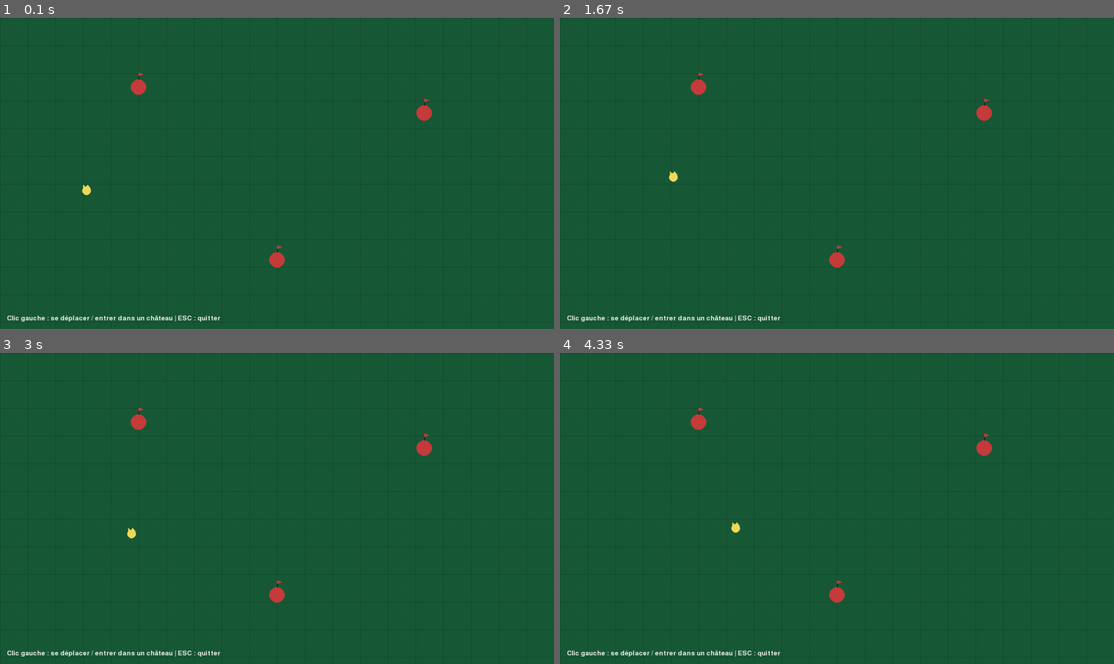
Above: before the commit, frames 1-4 (two rows, left to right).
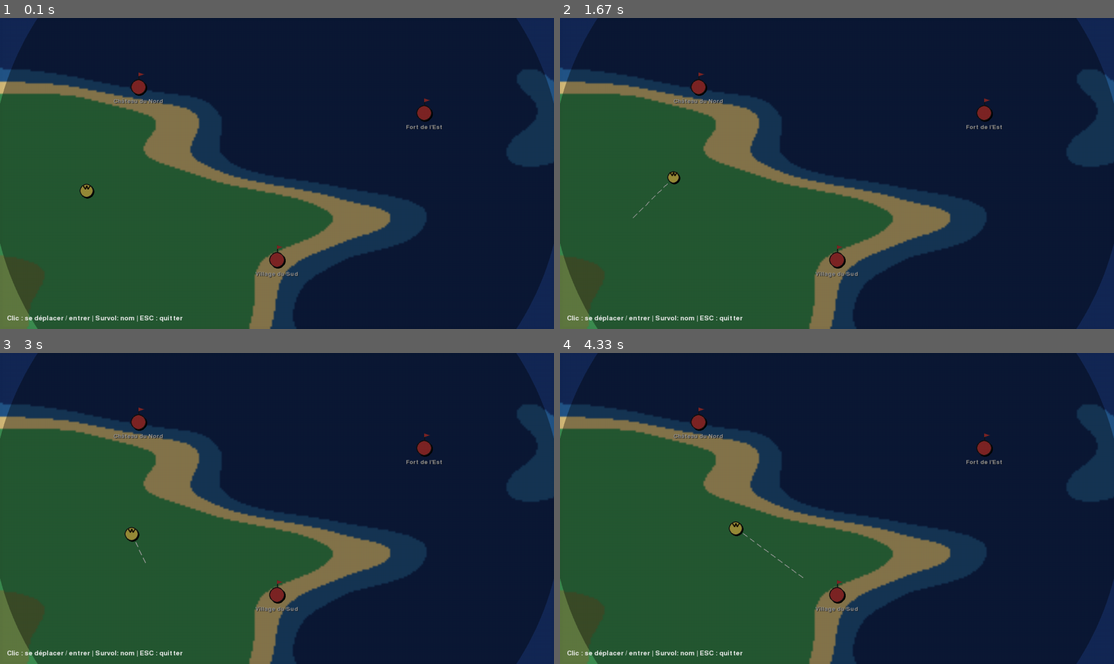
Above: after the commit, the same moments.

Repository: 0scrr/pygame-test
Game: pygame game, started from main.py
Same seed, same stepped clock (60 frames per second), same inputs: the game is played once before the commit and once after it.
Inputs (mouse positions are in pixels of both pictures, inside the frame that each line leads up to):
- Up to frame 1 (0.1 s): no input
- Up to frame 2 (1.67 s): press the mouse at (704, 176) at 0.37 s; move the mouse to (798, 207) at 0.47 s; release the mouse at (892, 241) at 0.6 s; click (1030, 210) at 0.72 s; click (626, 73) at 1.05 s; click (632, 217) at 1.38 s
- Up to frame 3 (3 s): click (116, 449) at 1.72 s; click (476, 530) at 2.05 s; click (105, 527) at 2.38 s; click (144, 564) at 2.72 s
- Up to frame 4 (4.33 s): click (698, 561) at 3.05 s; click (654, 430) at 3.38 s; click (875, 408) at 3.72 s; click (803, 576) at 4.05 s

The runs differ from the first frame. In frame 1, 71% of the frame differs, in the area x 0-100%, y 0-100%; in frame 2, 71%; in frame 3, 71%; in frame 4, 71%.

Commit message:
feat(world): map procédurale + vignette + survol + trajet pointillé style(king/castles): halo, contour, ombre chore: structure de base scènes

Diff:
--- a/game/entities.py
+++ b/game/entities.py
@@ -1,4 +1,14 @@
+import math
 import pygame
+from settings import COLOR_KING, COLOR_ENEMY, COLOR_PLAYER
+
+def _draw_outline_circle(surf, pos, radius, fill, outline=(25,25,25), w=2, shadow=(0,0,0), so=(2,2)):
+    # ombre simple
+    pygame.draw.circle(surf, shadow, (int(pos.x+so[0]), int(pos.y+so[1])), radius)
+    # contour
+    pygame.draw.circle(surf, outline, (int(pos.x), int(pos.y)), radius)
+    # remplissage
+    pygame.draw.circle(surf, fill, (int(pos.x), int(pos.y)), max(0, radius - w))
 
 class King:
     def __init__(self, x: float, y: float, speed: float = 200.0):
@@ -28,18 +38,21 @@
     def is_near(self, x: float, y: float, radius: float = 16.0) -> bool:
         return self.pos.distance_to(pygame.Vector2(x, y)) <= radius
 
-    def draw(self, surf: pygame.Surface, color=(240, 220, 90)):
-        pygame.draw.circle(surf, color, (int(self.pos.x), int(self.pos.y)), 10)
-        # petite "couronne" simplifiée
-        pygame.draw.polygon(
-            surf, color,
-            [(self.pos.x - 8, self.pos.y - 14),
-             (self.pos.x - 2, self.pos.y - 6),
-             (self.pos.x + 2, self.pos.y - 14),
-             (self.pos.x + 8, self.pos.y - 6),
-             (self.pos.x - 8, self.pos.y - 6)]
-        )
+    def draw(self, surf: pygame.Surface, color=COLOR_KING):
+        # halo respirant
+        t = pygame.time.get_ticks() * 0.003
+        pulse = 2 + int(2 * (1 + math.sin(t)))
+        _draw_outline_circle(surf, self.pos, 12 + pulse, color)
 
+        # couronne (accent)
+        crown_pts = [
+            (self.pos.x - 8, self.pos.y - 12),
+            (self.pos.x - 3, self.pos.y - 4),
+            (self.pos.x + 0, self.pos.y - 12),
+            (self.pos.x + 3, self.pos.y - 4),
+            (self.pos.x + 8, self.pos.y - 12),
+        ]
+        pygame.draw.lines(surf, (35,25,10), False, crown_pts, 3)
 
 class Castle:
     def __init__(self, name: str, x: float, y: float, owner: str = "enemy", radius: int = 18):
@@ -51,13 +64,14 @@
     def is_point_inside(self, x: float, y: float) -> bool:
         return self.pos.distance_to(pygame.Vector2(x, y)) <= self.radius
 
-    def draw(self, surf: pygame.Surface, enemy_color=(200,60,60), player_color=(60,180,60)):
-        color = enemy_color if self.owner != "player" else player_color
-        pygame.draw.circle(surf, color, (int(self.pos.x), int(self.pos.y)), self.radius)
-        # un petit drapeau
-        pygame.draw.line(surf, (30,30,30), (self.pos.x, self.pos.y - self.radius),
-                         (self.pos.x, self.pos.y - self.radius - 16), 2)
-        pygame.draw.polygon(surf, color,
-                            [(self.pos.x, self.pos.y - self.radius - 16),
-                             (self.pos.x + 12, self.pos.y - self.radius - 12),
-                             (self.pos.x, self.pos.y - self.radius - 8)])
+    def draw(self, surf: pygame.Surface):
+        col = COLOR_PLAYER if self.owner == "player" else COLOR_ENEMY
+        # base tour
+        _draw_outline_circle(surf, self.pos, self.radius, col)
+        # petit drapeau
+        pole_top = (self.pos.x, self.pos.y - self.radius - 16)
+        pygame.draw.line(surf, (30,30,30), (self.pos.x, self.pos.y - self.radius), pole_top, 2)
+        pygame.draw.polygon(surf, col,
+                            [pole_top,
+                             (pole_top[0] + 12, pole_top[1] + 4),
+                             (pole_top[0], pole_top[1] + 8)])
--- a/game/world_map.py
+++ b/game/world_map.py
@@ -1,5 +1,4 @@
-import json
-import random
+import json, math, random
 from pathlib import Path
 import pygame
 
@@ -7,7 +6,11 @@
 from .entities import King, Castle
 from .castle_view import CastleView
 from .battle_view import BattleView
-from settings import WIDTH, HEIGHT, COLOR_BG, COLOR_UI
+from settings import (
+    WIDTH, HEIGHT,
+    COLOR_UI,
+    COLOR_WATER_DEEP, COLOR_WATER_SHALLOW, COLOR_SAND, COLOR_GRASS, COLOR_HILL, COLOR_MOUNTAIN
+)
 
 ROOT = Path(__file__).resolve().parents[1]
 DATA_DIR = ROOT / "data"
@@ -19,19 +22,92 @@
         FONT_CACHE[key] = pygame.font.Font(None, size)
     return FONT_CACHE[key]
 
+# ----------- bruit/cohérence 2D sans numpy (value noise) -----------
+def _hash2(ix, iy, seed):
+    n = (ix * 374761393) ^ (iy * 668265263) ^ (seed * 1442695041)
+    n = (n ^ (n >> 13)) * 1274126177
+    n = n ^ (n >> 16)
+    return (n & 0xFFFFFFFF) / 0xFFFFFFFF
+
+def _smoothstep(t):
+    return t * t * (3 - 2 * t)
+
+def _value_noise(x, y, freq, seed):
+    x *= freq; y *= freq
+    ix, iy = int(x), int(y)
+    fx, fy = x - ix, y - iy
+    v00 = _hash2(ix,   iy,   seed)
+    v10 = _hash2(ix+1, iy,   seed)
+    v01 = _hash2(ix,   iy+1, seed)
+    v11 = _hash2(ix+1, iy+1, seed)
+    ux, uy = _smoothstep(fx), _smoothstep(fy)
+    a = v00 + (v10 - v00) * ux
+    b = v01 + (v11 - v01) * ux
+    return a + (b - a) * uy
+
+def _fbm(x, y, seed):
+    # fractal brownian motion: 3 octaves
+    return (
+        0.55 * _value_noise(x, y, 1.2, seed) +
+        0.30 * _value_noise(x, y, 3.1, seed+11) +
+        0.15 * _value_noise(x, y, 6.4, seed+29)
+    )
+
+def _classify(v):
+    # seuils terrain
+    if v < 0.35: return COLOR_WATER_DEEP
+    if v < 0.40: return COLOR_WATER_SHALLOW
+    if v < 0.45: return COLOR_SAND
+    if v < 0.75: return COLOR_GRASS
+    if v < 0.90: return COLOR_HILL
+    return COLOR_MOUNTAIN
+
+def _make_vignette(size):
+    w, h = size
+    vg = pygame.Surface((w, h), pygame.SRCALPHA)
+    cx, cy = w/2, h/2
+    rmax = math.hypot(cx, cy)
+    # 6 anneaux sombres
+    for i in range(6):
+        r = rmax * (0.65 + 0.05 * i)
+        alpha = 20 + i*15
+        pygame.draw.circle(vg, (0,0,0,alpha), (int(cx), int(cy)), int(r))
+    return vg
+
+def _draw_dotted_line(surf, a, b, dash=12, gap=8, color=(245,245,245)):
+    vec = pygame.Vector2(b) - pygame.Vector2(a)
+    dist = vec.length()
+    if dist <= 1: return
+    dir = vec.normalize()
+    n = int(dist // (dash + gap)) + 1
+    pos = pygame.Vector2(a)
+    for _ in range(n):
+        end = pos + dir * dash
+        pygame.draw.line(surf, color, (int(pos.x), int(pos.y)), (int(end.x), int(end.y)), 2)
+        pos = end + dir * gap
+
 class WorldMap(Scene):
-    """Map interactive : déplacement du roi, clics sur châteaux, événements aléatoires."""
+    """Map interactive avec fond procédural + survol/chemin."""
     def __init__(self, manager):
         super().__init__(manager)
         self.king: King | None = None
         self.castles: list[Castle] = []
         self.selected: Castle | None = None
+        self.hovered: Castle | None = None
 
         self._event_timer = 0.0
-        self._event_interval = 4.0  # toutes les ~4s on a une chance d'événement
-        self._event_chance = 0.12   # 12% de chance
+        self._event_interval = 4.0
+        self._event_chance = 0.12
+
+        self._bg: pygame.Surface | None = None
+        self._vignette: pygame.Surface | None = None
+
+        self._last_target: pygame.Vector2 | None = None
 
         self._load_world()
+
+    def on_enter(self):
+        self._render_background()
 
     def _load_world(self):
         world_path = DATA_DIR / "world_map.json"
@@ -51,8 +127,42 @@
         self.castles = [Castle(c["name"], c["x"], c["y"], c.get("owner","enemy"))
                         for c in data["castles"]]
 
+    def _render_background(self):
+        # génère une fois un fond "peint" basse résolution puis upscale
+        seed = 1337
+        low_w, low_h = WIDTH // 4, HEIGHT // 4
+        low = pygame.Surface((low_w, low_h))
+        for y in range(low_h):
+            ny = y / low_h
+            for x in range(low_w):
+                nx = x / low_w
+                v = _fbm(nx, ny, seed)
+                # léger éclairage diagonale (haut-gauche -> clair)
+                light = 0.08 * (1 - (nx + (1 - ny)) / 2)
+                v = max(0.0, min(1.0, v + light))
+                low.set_at((x, y), _classify(v))
+        self._bg = pygame.transform.smoothscale(low, (WIDTH, HEIGHT))
+
+        # petite bordure côte (accent) : contours eau/sable
+        overlay = pygame.Surface((WIDTH, HEIGHT), pygame.SRCALPHA)
+        for c in range(6):
+            alpha = 18 - c*3
+            pygame.draw.rect(overlay, (0,0,0,alpha), overlay.get_rect(), width=1+c)
+        self._bg.blit(overlay, (0,0))
+
+        self._vignette = _make_vignette((WIDTH, HEIGHT))
+
+    # ---- events ----
     def handle_event(self, event):
-        if event.type == pygame.MOUSEBUTTONDOWN and event.button == 1:
+        if event.type == pygame.MOUSEMOTION:
+            mx, my = event.pos
+            self.hovered = None
+            for c in self.castles:
+                if c.is_point_inside(mx, my):
+                    self.hovered = c
+                    break
+
+        elif event.type == pygame.MOUSEBUTTONDOWN and event.button == 1:
             mx, my = pygame.mouse.get_pos()
             clicked = None
             for c in self.castles:
@@ -62,9 +172,11 @@
             if clicked:
                 self.selected = clicked
                 self.king.move_to(clicked.pos.x, clicked.pos.y)
+                self._last_target = pygame.Vector2(clicked.pos)
             else:
                 self.selected = None
                 self.king.move_to(mx, my)
+                self._last_target = pygame.Vector2(mx, my)
 
         elif event.type == pygame.KEYDOWN:
             if event.key == pygame.K_ESCAPE:
@@ -73,11 +185,9 @@
     def update(self, dt: float):
         self.king.update(dt)
 
-        # Si un château est sélectionné et que le roi est arrivé → ouvrir l'interface
         if self.selected and not self.king.moving and self.king.is_near(self.selected.pos.x, self.selected.pos.y, radius=20):
             self.mgr.push(CastleView(self.mgr, self.selected))
 
-        # Événements aléatoires (ex: combat) pendant le déplacement
         if self.king.moving:
             self._event_timer += dt
             if self._event_timer >= self._event_interval:
@@ -86,22 +196,37 @@
                     self.mgr.push(BattleView(self.mgr))
 
     def draw(self, surface: pygame.Surface):
-        surface.fill(COLOR_BG)
-
-        # Terrain simplifié (quadrillage léger pour l'ambiance)
-        for x in range(0, surface.get_width(), 64):
-            pygame.draw.line(surface, (20, 70, 45), (x, 0), (x, surface.get_height()))
-        for y in range(0, surface.get_height(), 64):
-            pygame.draw.line(surface, (20, 70, 45), (0, y), (surface.get_width(), y))
-
-        # Châteaux
+        if self._bg:
+            surface.blit(self._bg, (0,0))
+
+        # chemin pointillé vers la cible
+        if self.king.moving and self.king.target is not None:
+            _draw_dotted_line(surface, self.king.pos, self.king.target, color=(250,250,250))
+        elif self._last_target is not None and self.king.pos.distance_to(self._last_target) > 4:
+            _draw_dotted_line(surface, self.king.pos, self._last_target, color=(220,220,220))
+
+        # châteaux
         for c in self.castles:
             c.draw(surface)
-
-        # Roi par-dessus
+            # survol : anneau
+            if self.hovered is c:
+                pygame.draw.circle(surface, (255,255,255), (int(c.pos.x), int(c.pos.y)), c.radius+6, 2)
+            # label
+            f = get_font(20)
+            name = f.render(c.name, True, (20,20,20))
+            surface.blit(name, (c.pos.x - name.get_width()/2 + 1, c.pos.y + c.radius + 8 + 1))
+            surface.blit(f.render(c.name, True, (245,245,245)),
+                         (c.pos.x - name.get_width()/2, c.pos.y + c.radius + 8))
+
+        # roi au-dessus
         self.king.draw(surface)
 
-        # UI basique
+        # vignette
+        if self._vignette:
+            surface.blit(self._vignette, (0,0))
+
+        # aide
         f = get_font(22)
-        info = "Clic gauche : se déplacer / entrer dans un château | ESC : quitter"
-        surface.blit(f.render(info, True, COLOR_UI), (16, HEIGHT - 32))
+        info = "Clic : se déplacer / entrer | Survol: nom | ESC : quitter"
+        panel = f.render(info, True, COLOR_UI)
+        surface.blit(panel, (16, HEIGHT - 32))
--- a/settings.py
+++ b/settings.py
@@ -1,10 +1,17 @@
-# Paramètres globaux du jeu
+# Paramètres globaux
 WIDTH, HEIGHT = 1280, 720
 FPS = 60
 
-# Couleurs de base (RGB)
-COLOR_BG = (25, 90, 55)      # vert foncé "prairie"
-COLOR_UI = (240, 240, 240)
-COLOR_ENEMY = (200, 60, 60)
+# Palette terrain
+COLOR_WATER_DEEP   = (20, 40, 85)
+COLOR_WATER_SHALLOW= (35, 85, 135)
+COLOR_SAND         = (210, 185, 120)
+COLOR_GRASS        = (60, 140, 80)
+COLOR_HILL         = (95, 120, 65)
+COLOR_MOUNTAIN     = (145, 145, 145)
+
+# UI / entités
+COLOR_UI     = (240, 240, 240)
+COLOR_ENEMY  = (200, 60, 60)
 COLOR_PLAYER = (60, 180, 60)
-COLOR_KING = (240, 220, 90)
+COLOR_KING   = (240, 220, 90)
Not shown, changed: Test-Dev
Not shown, changed: .gitignore
